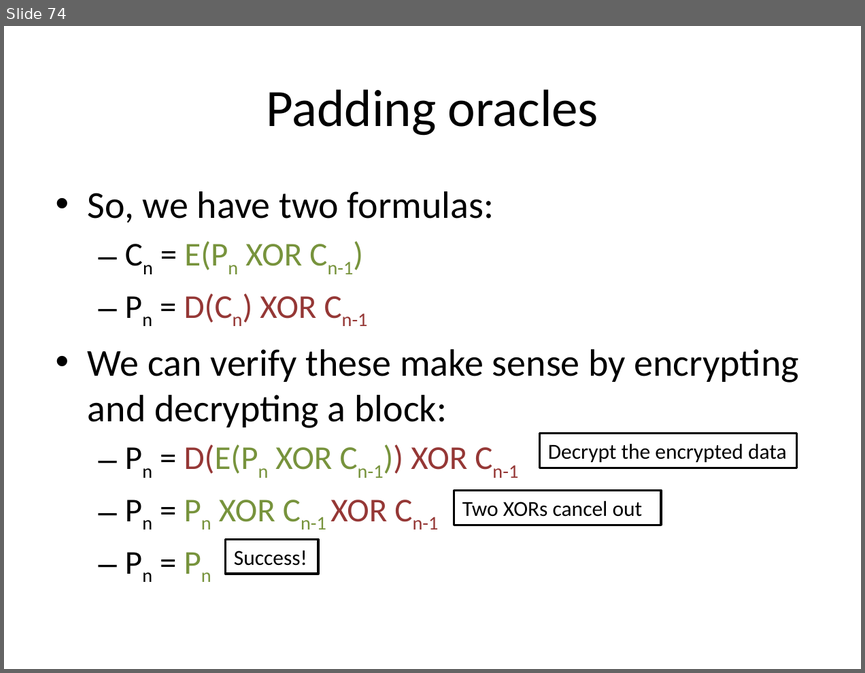
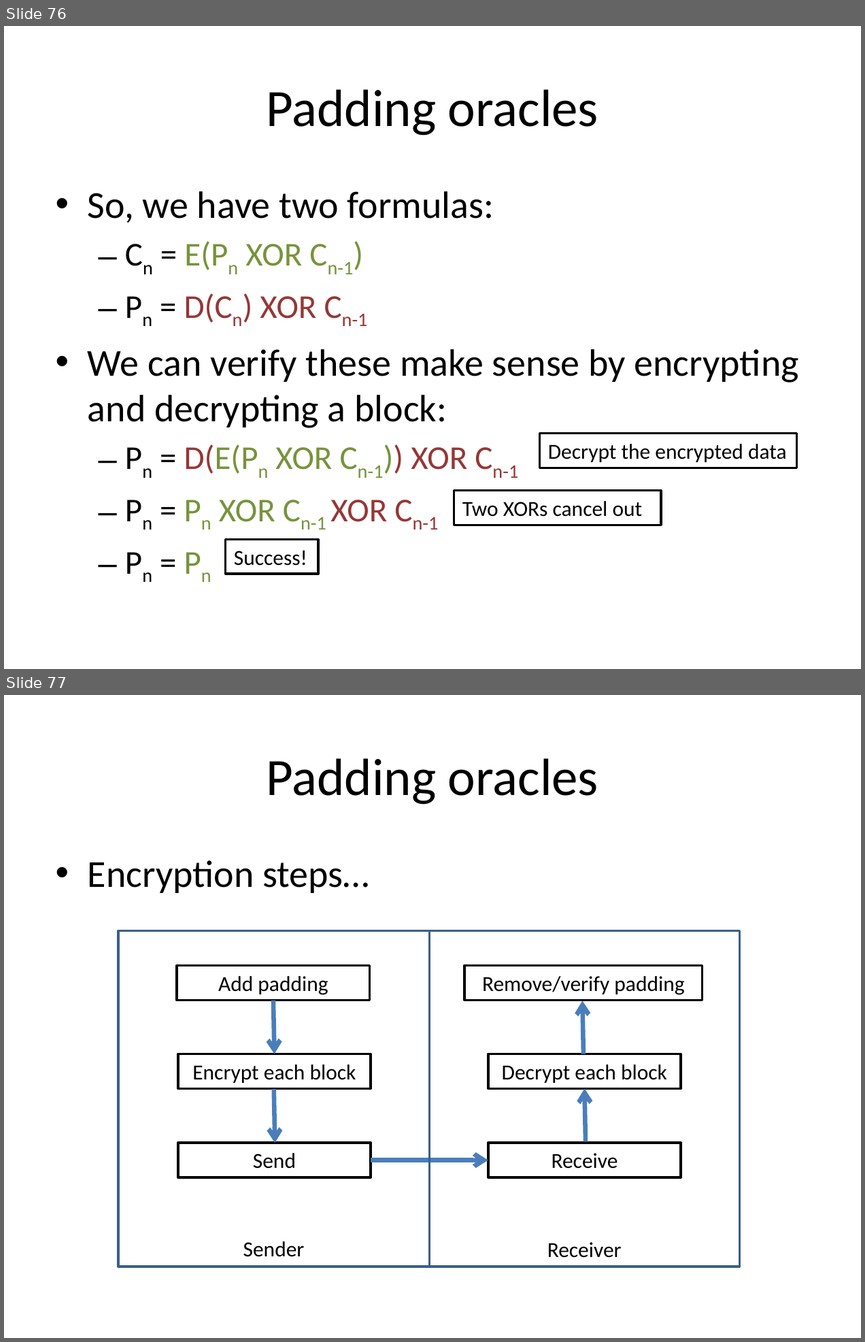
Before and after one commit to iagox86/2013-02-Shmoocon-talk, a slide deck: Shmoocon.pptx. Shown one above the other, each under a label of ours: slide 74 before the commit, slides 76 and 77 after it. The pictures are 865x673 and 865x1342 pixels, drawn with LibreOffice and Linux fonts; fonts in the diff are those of the drawing. Boxes give left, top, right and bottom in pixels: in the first picture for what was removed or moved away, otherwise in the second. Text is boxed around its words. In the diff, an @@ line names an element or a change of style, - is before the commit and + after.

```diff
--- a/Shmoocon.pptx
+++ b/Shmoocon.pptx
@@ slide 77 added at (4,695,861,1338), background #FFFFFF @@
@@ title added at (266,758,598,804), 44 pt, text #000000 @@
+Padding oracles
@@ text added at (88,860,369,893), 32 pt, text #000000 @@
+• Encryption steps…
@@ rectangle added at (118,930,429,1266), outline #3A5F8C 2 pt @@
@@ rectangle added at (429,930,739,1266), outline #3A5F8C 2 pt @@
@@ rectangle added at (177,966,370,1000), fill #FFFFFF, outline #000000 2 pt, 18 pt, text #000000 @@
+Add padding
@@ rectangle added at (464,966,702,1000), fill #FFFFFF, outline #000000 2 pt, 18 pt, text #000000 @@
+Remove/verify padding
@@ arrow added from (273, 1000) to (274, 1054), #4B7EBC 3.75 pt @@
@@ arrow added from (583, 1054) to (582, 1001), #4B7EBC 3.75 pt @@
@@ rectangle added at (178,1054,371,1088), fill #FFFFFF, outline #000000 2 pt, 18 pt, text #000000 @@
+Encrypt each block
@@ rectangle added at (488,1054,681,1088), fill #FFFFFF, outline #000000 2 pt, 18 pt, text #000000 @@
+Decrypt each block
@@ arrow added from (274, 1089) to (275, 1142), #4B7EBC 3.75 pt @@
@@ arrow added from (586, 1141) to (584, 1088), #4B7EBC 3.75 pt @@
@@ rectangle added at (178,1142,371,1176), fill #FFFFFF, outline #000000 2 pt, 18 pt, text #000000 @@
+Send
@@ rectangle added at (488,1142,681,1176), fill #FFFFFF, outline #000000 2 pt, 18 pt, text #000000 @@
+Receive
@@ arrow added from (371, 1160) to (488, 1160), #4B7EBC 3.75 pt @@
@@ text added at (243,1241,305,1257), 18 pt, text #000000 @@
+Sender
@@ text added at (547,1242,621,1257), 18 pt, text #000000 @@
+Receiver
@@ what was slide 74 is now slide 76 @@
```
Also in this commit, not shown: 2 slides changed, 14 other slides added, 1 slide removed, 2 other files.
